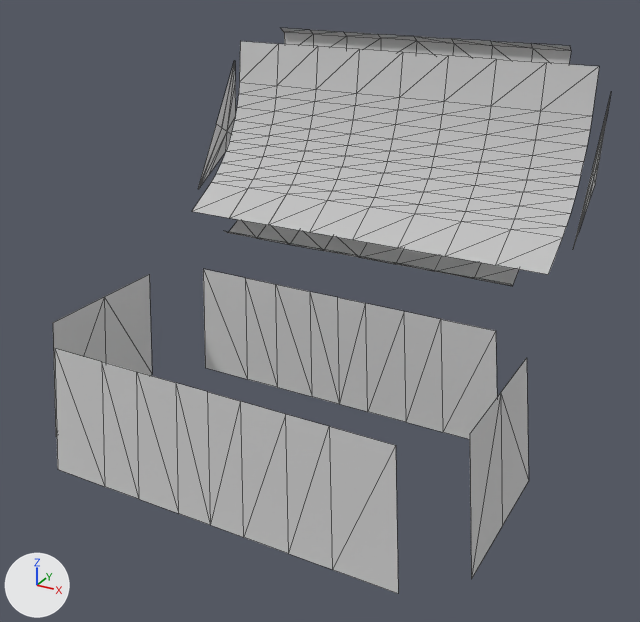
The glTF model prototypes/gravewake/art/kit/Chest_Wood~furniture.glb: old version first, new version second.
One viewpoint serves both versions: a 50 mm lens placed at (0.98, -1.589, 1.194), pointed at (0.022, 0.154, 0.323). Arrows for +X, +Y and +Z are at lower left; the lights stay in place. The older version comes first. Mesh edges are drawn as thin lines. Vertices at exactly the same position are counted once.

Objects in the first picture: 'Chest_Wood_Base.001'.
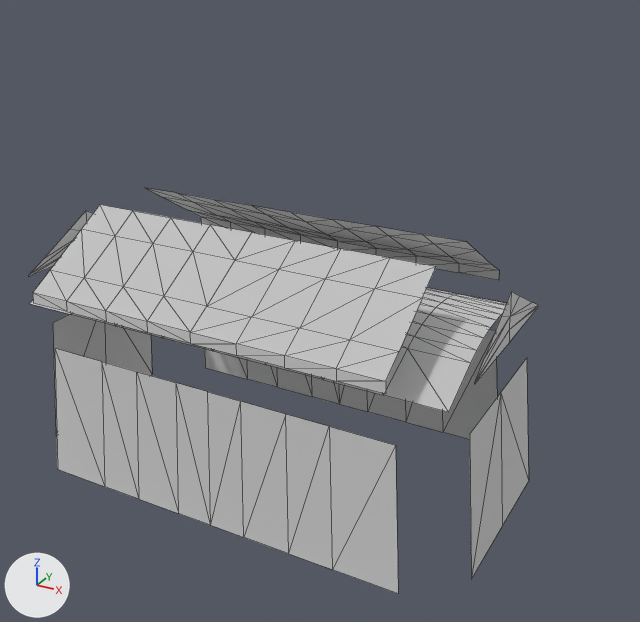
Location of each change, (x1, y1, x2, y2) in pixels of the pictures (640 x 622 px; the box of a moved part takes in the faces that stretch with it):
'Chest_Wood_Base.001', reshaped (9% narrower, 28% shorter)
    before: (53, 28, 611, 593)
    after: (29, 188, 538, 593)
part 1 of me_cube_001, moved or reshaped
    before: (192, 41, 599, 274)
    after: (30, 287, 506, 412)
part 2 of me_cube_001, moved or reshaped
    before: (281, 28, 571, 64)
    after: (33, 205, 436, 394)
part 3 of me_cube_001, moved or reshaped
    before: (198, 60, 236, 189)
    after: (29, 211, 93, 277)
part 4 of me_cube_001, moved or reshaped
    before: (573, 94, 611, 248)
    after: (475, 291, 538, 384)
part 5 of me_cube_001, moved or reshaped
    before: (224, 220, 519, 286)
    after: (146, 188, 499, 280)

The edits, one by one:
me_cube_001 is used by ob_chest_wood_base_001; location (0.0, 0.0, 0.0).
me_cube_001 had 270 vertices, 368 faces and spanned x -0.562..0.562, y -0.305..0.739, z -0.019..0.91.
me_cube_001 now has 270 vertices, 368 faces and spans x -0.562..0.562, y -0.333..0.305, z -0.019..0.597.
me_cube_001 part 1: the loose piece of 108 vertices spanning x -0.511..0.514, y 0.366..0.643, z 0.438..0.877 is turned 122.3 degrees about the x axis through its middle, then moved by (0.0, -0.509, -0.269).
me_cube_001 part 2: the loose piece of 45 vertices spanning x -0.421..0.421, y 0.719..0.739, z 0.631..0.91 is turned 122.3 degrees about the x axis through its middle, then moved by (0.0, -0.949, -0.252).
me_cube_001 part 3: the loose piece of 12 vertices spanning x -0.546..-0.54, y 0.446..0.663, z 0.479..0.818 is turned 122.3 degrees about the x axis through its middle, then moved by (0.0, -0.578, -0.212).
me_cube_001 part 4: the loose piece of 12 vertices spanning x 0.54..0.546, y 0.446..0.663, z 0.479..0.818 is turned 122.3 degrees about the x axis through its middle, then moved by (0.0, -0.578, -0.212).
me_cube_001 part 5: the loose piece of 45 vertices spanning x -0.421..0.421, y 0.388..0.647, z 0.376..0.493 is turned 122.3 degrees about the x axis through its middle, then moved by (0.0, -0.341, 0.084).
